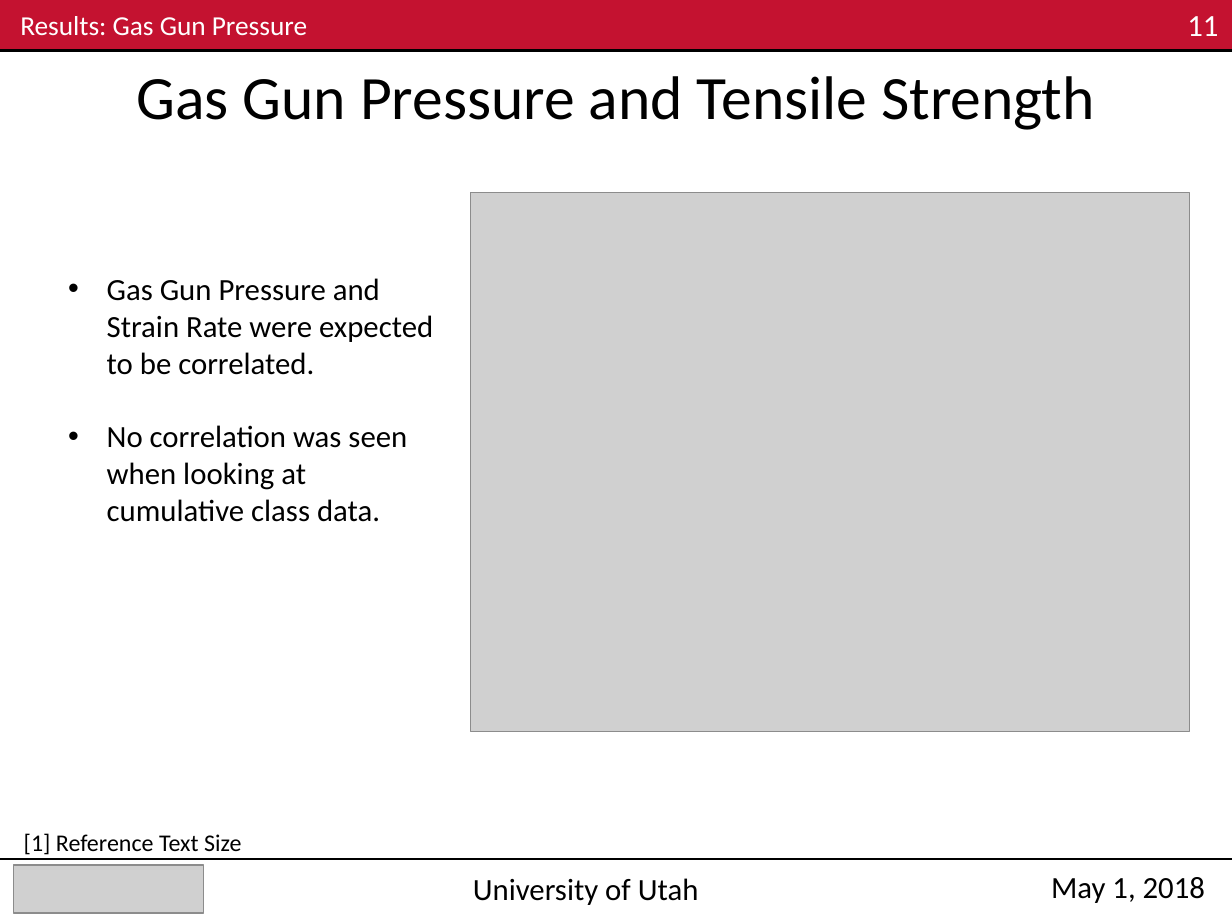
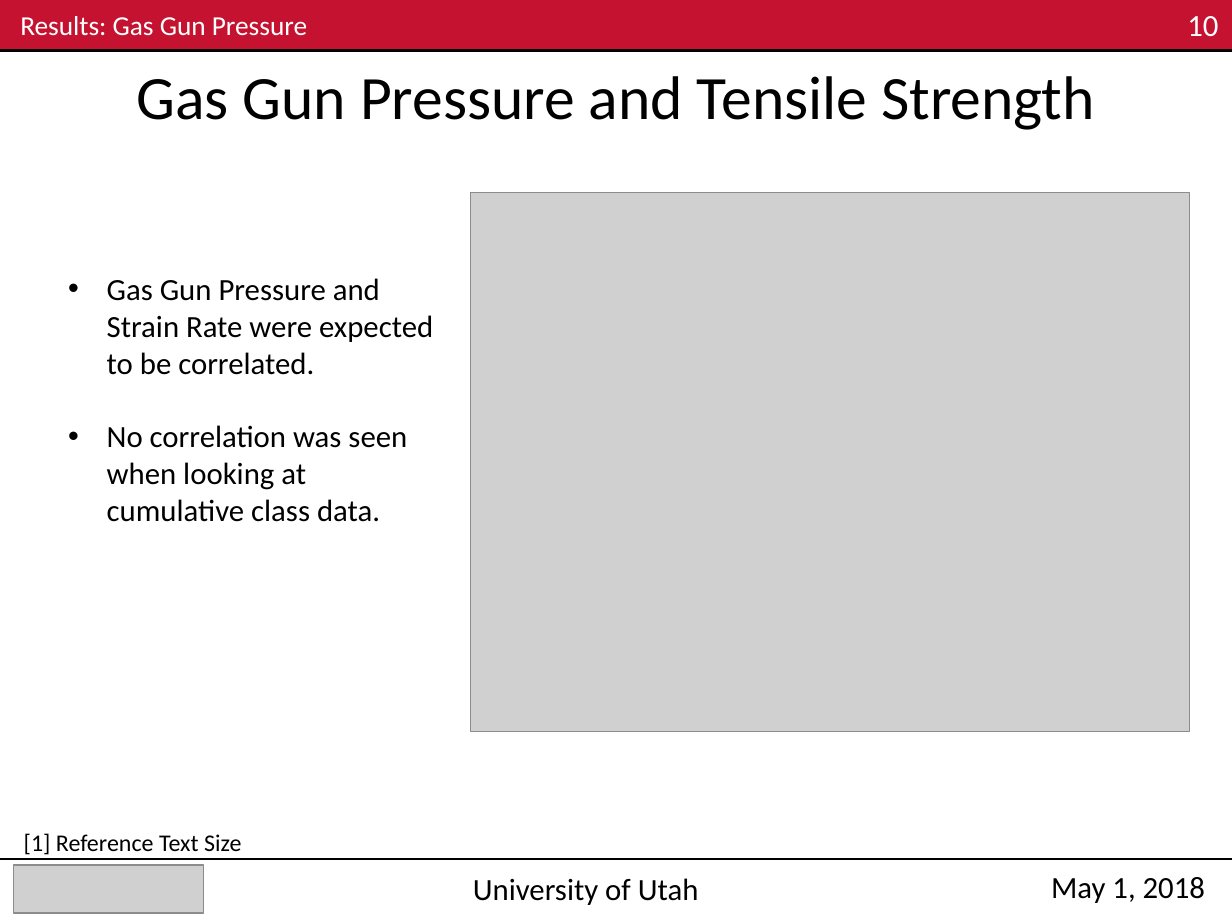
Before and after one commit to Mar-ten/PMAA_Fracture, a slide deck: slide 10 of ME EN 6960_Group4_Exp3_Nick.pptx. Drawn at 1232x924 pixels with LibreOffice and Linux fonts; fonts in the diff are those of the drawing; grey boxes stand for pictures. Boxes give left, top, right and bottom in pixels: in the first picture for what was removed or moved away, otherwise in the second. Text is boxed around its words. In the diff, an @@ line names an element or a change of style, - is before the commit and + after.

```diff
--- a/ME EN 6960_Group4_Exp3_Nick.pptx
+++ b/ME EN 6960_Group4_Exp3_Nick.pptx
@@ text at (1187,16,1218,37): text changed @@
-11
+10
```
Also in this commit, not shown: 9 other slides changed, 1 other file.
